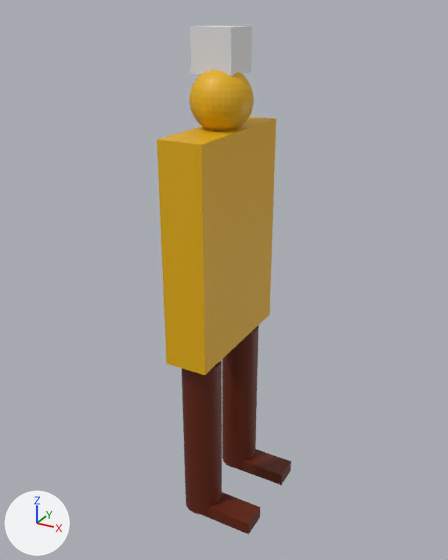
An edit to the Blender file asset-sources/player.blend, drawn before and after from the same camera.
One viewpoint serves both versions: a 50 mm camera at (0.772, -1.391, 0.579) aimed at (0.009, -0.005, -0.114). Lighting does not change. The marker at lower left points along +X, +Y and +Z.

The older version as bpy lines, for what is in view:
```python
mat_material = principled_material('Material')
mat_material.base_color = (0.8, 0.439, 0.0)  # yellow #e7b100
me_cube = bpy.data.meshes.new('Cube')
me_cube.from_pydata(...)  # a box spanning x -1.0..1.0, y -1.0..1.0, z -1.0..1.0
me_cube_001 = bpy.data.meshes.new('Cube.001')
me_cube_001.from_pydata(...)  # a box spanning x -0.06..0.06, y -0.2..0.2, z -0.3..0.3; a UV sphere (32 segments, 16 rings, poles along z) spanning x -0.08..0.08, y -0.08..0.08, z 0.289..0.448
me_cube_001.materials.append(mat_material)  # yellow #e7b100
me_cylinder = bpy.data.meshes.new('Cylinder')
me_cylinder.from_pydata(...)  # a 32-sided cylinder along z spanning x -1.0..1.0, y -1.0..1.0, z -1.0..1.0; a box spanning x -0.43..3.16, y -0.73..0.63, z -1.05..-0.89
me_cylinder.materials.append(mat_material_001)  # brown #631f00
ob_body = bpy.data.objects.new('Body', me_cube_001)
ob_body.location = (0.0, 0.0, 0.0)
ob_cube = bpy.data.objects.new('Cube', me_cube)
ob_cube.parent = ob_body
ob_cube.location = (-0.0122, 0.022, 0.484)
ob_cube.scale = (-0.0555, -0.0536, -0.0536)
ob_rightleg = bpy.data.objects.new('RightLeg', me_cylinder)
ob_rightleg.location = (0.0, -0.117, -0.567)
ob_rightleg.scale = (0.0558, 0.0558, 0.253)
# also in view: 'LeftLeg' at (0.06, 0.117, -0.573)
```
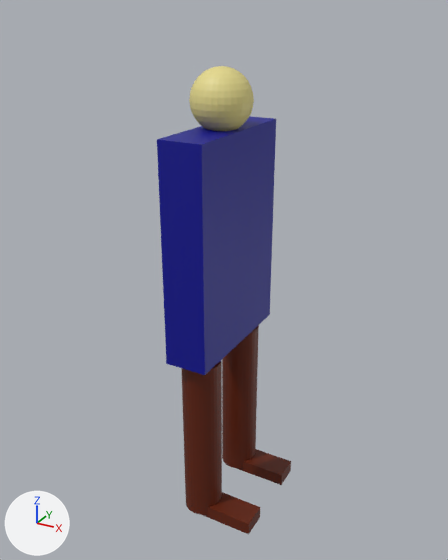
Where the change shows, as pixel boxes (x1, y1, x2, y2) in the pictures (448 x 560 px):
'Body', recoloured
    both: (157, 70, 276, 375)
'Head', added (yellow)
    after: (189, 66, 254, 131)
'Cube', deleted
    before: (190, 26, 252, 76)
part 1 of me_cube_001, deleted (yellow)
    before: (189, 70, 254, 131)

Patch to the scene script:
```diff
--- a/asset-sources/player.blend.py
+++ b/asset-sources/player.blend.py
@@ mat_material @@
 mat_material = principled_material('Material')
-mat_material.base_color = (0.8, 0.439, 0.0)  # yellow #e7b100
+mat_material.base_color = (0.0, 0.00138, 0.296)  # blue #000594
@@ mat_material_002 @@
+mat_material_002 = principled_material('Material.002')
+mat_material_002.base_color = (0.8, 0.709, 0.267)  # yellow #e7db8d
@@ me_cube_001 @@
 me_cube_001.from_pydata(...)  # 490 vertices, 518 faces; spans x -0.08..0.08, y -0.2..0.2, z -0.3..0.448
 # used by ob_body; location = (0.0, 0.0, 0.0)
+# me_cube_001 part 1: the loose piece of 482 vertices spanning x -0.08..0.08, y -0.08..0.08, z 0.289..0.448 is deleted
 me_cube_001.materials.append(mat_material)
@@ me_cube_002 @@
+me_cube_002.from_pydata(...)  # a UV sphere (32 segments, 16 rings, poles along z) spanning x -0.08..0.08, y -0.08..0.08, z 0.289..0.448
+me_cube_002.materials.append(mat_material_002)  # yellow #e7db8d
@@ ob_cube @@
-ob_cube = bpy.data.objects.new('Cube', me_cube)
-ob_cube.parent = ob_body
-ob_cube.location = (-0.0122, 0.022, 0.484)
-ob_cube.scale = (-0.0555, -0.0536, -0.0536)
@@ ob_head @@
+ob_head = bpy.data.objects.new('Head', me_cube_002)
+ob_head.parent = ob_body
+ob_head.location = (0.0, 0.0, 0.0)
```
